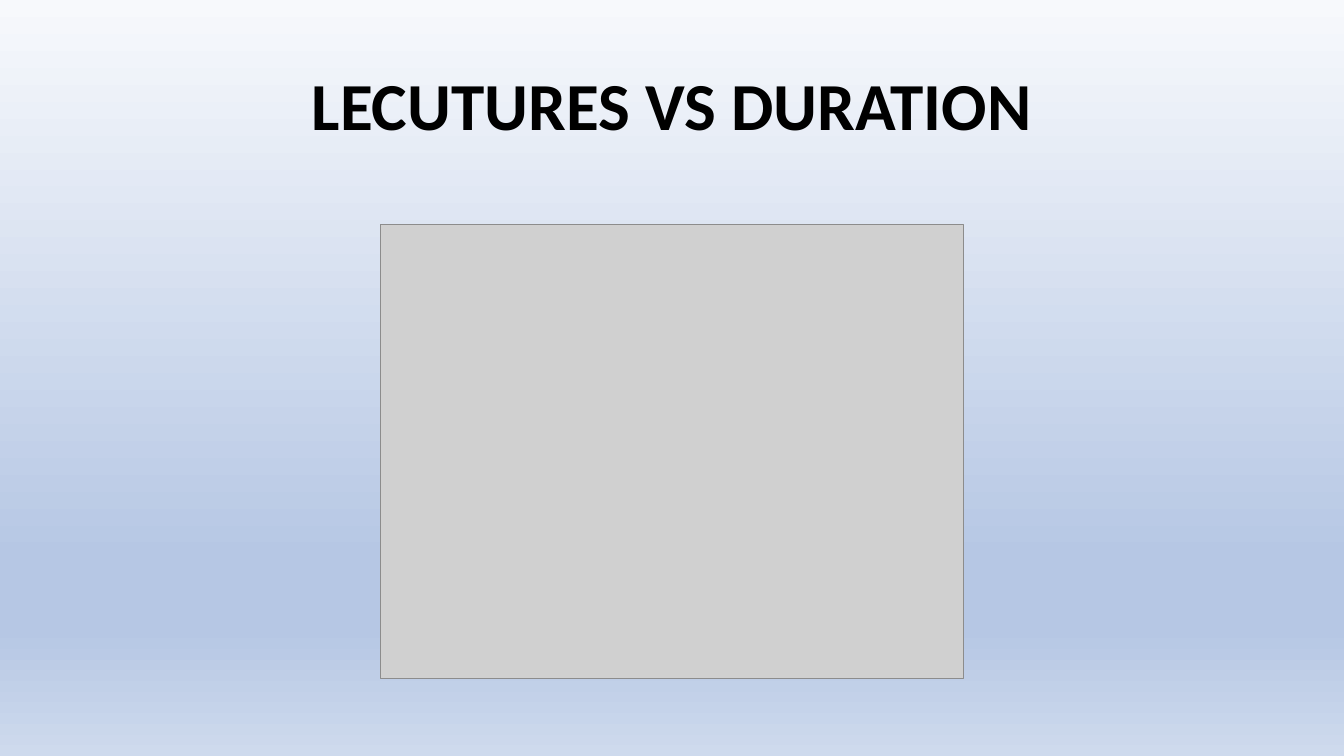
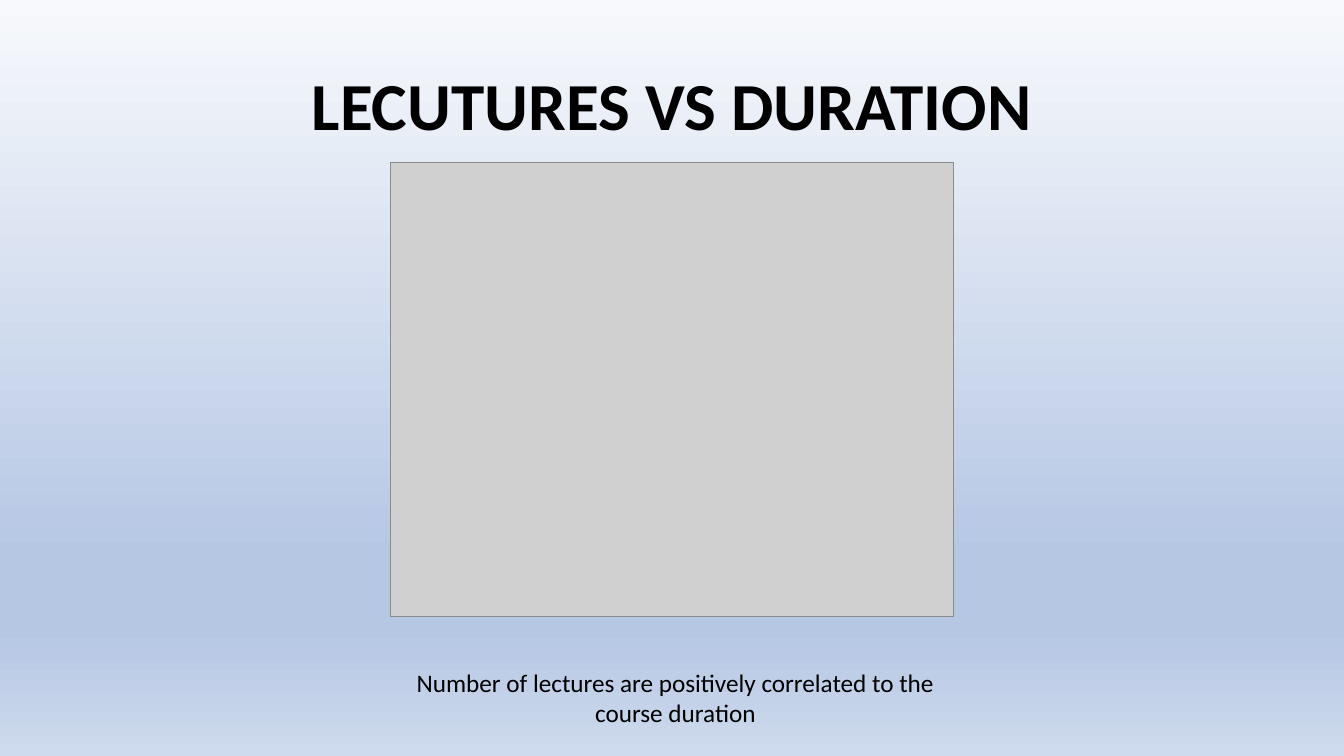
Before and after one commit to jayadir/Analysis_of_udemy_courses, a slide deck: slide 14 of DAVppt.pptx (slide 13 before the commit). Drawn at 1344x756 pixels with LibreOffice and Linux fonts; fonts in the diff are those of the drawing; grey boxes stand for pictures. Boxes give left, top, right and bottom in pixels: in the first picture for what was removed or moved away, otherwise in the second. Text is boxed around its words. In the diff, an @@ line names an element or a change of style, - is before the commit and + after.

```diff
--- a/DAVppt.pptx
+++ b/DAVppt.pptx
@@ picture: place and size @@
-picture at (380,225,964,679)
+picture at (391,163,954,617)
@@ text added at (417,674,933,722), 18 pt, text #000000 @@
+Number of lectures are positively correlated to the course duration
```
Also in this commit, not shown: 5 other slides changed, 6 slides added, 1 slide removed.
